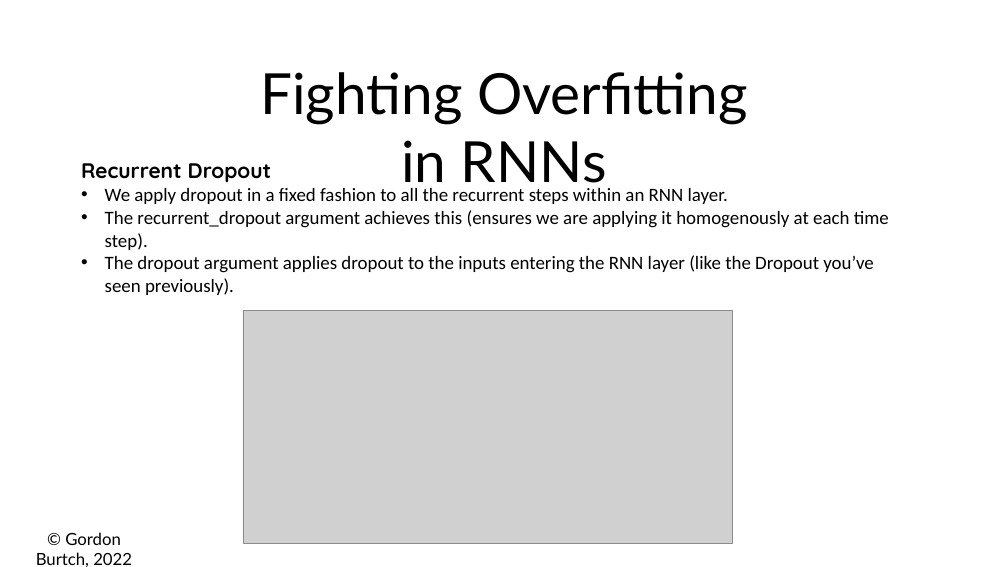
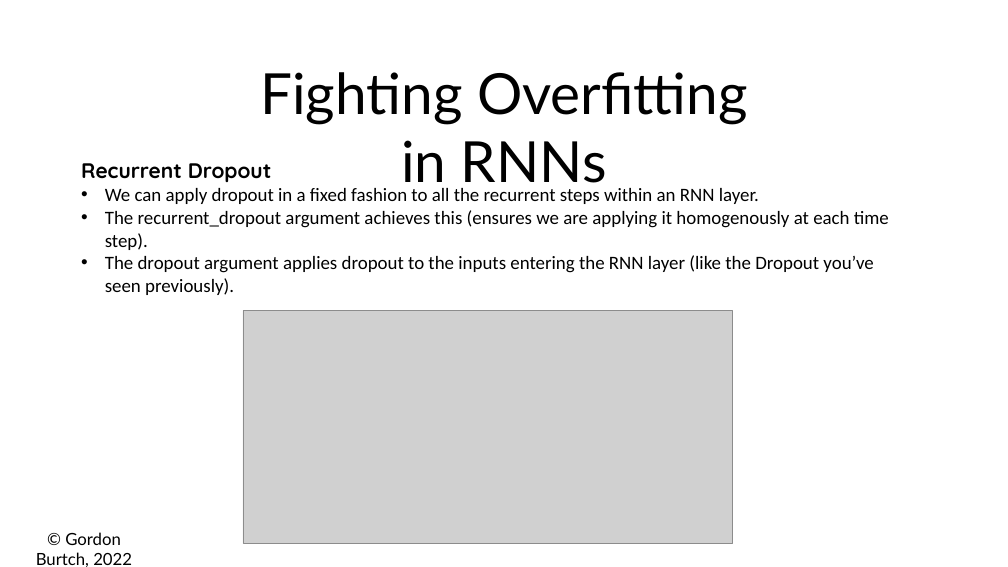
Before and after one commit to ymei9/BA865-2022, a slide deck: slide 12 of Week 6/06a - Intro to RNNs.pptx (slide 11 before the commit). Drawn at 1008x567 pixels with LibreOffice and Linux fonts; fonts in the diff are those of the drawing; grey boxes stand for pictures. Boxes give left, top, right and bottom in pixels: in the first picture for what was removed or moved away, otherwise in the second. Text is boxed around its words. In the diff, an @@ line names an element or a change of style, - is before the commit and + after.

```diff
--- a/Week 6/06a - Intro to RNNs.pptx
+++ b/Week 6/06a - Intro to RNNs.pptx
@@ text at (105,188,759,204): text changed @@
-• We apply dropout in a fixed fashion to all the recurrent steps within an RNN layer.
+• We can apply dropout in a fixed fashion to all the recurrent steps within an RNN layer.
```
Also in this commit, not shown: 1 other slide changed, 1 slide added, 7 other files.
